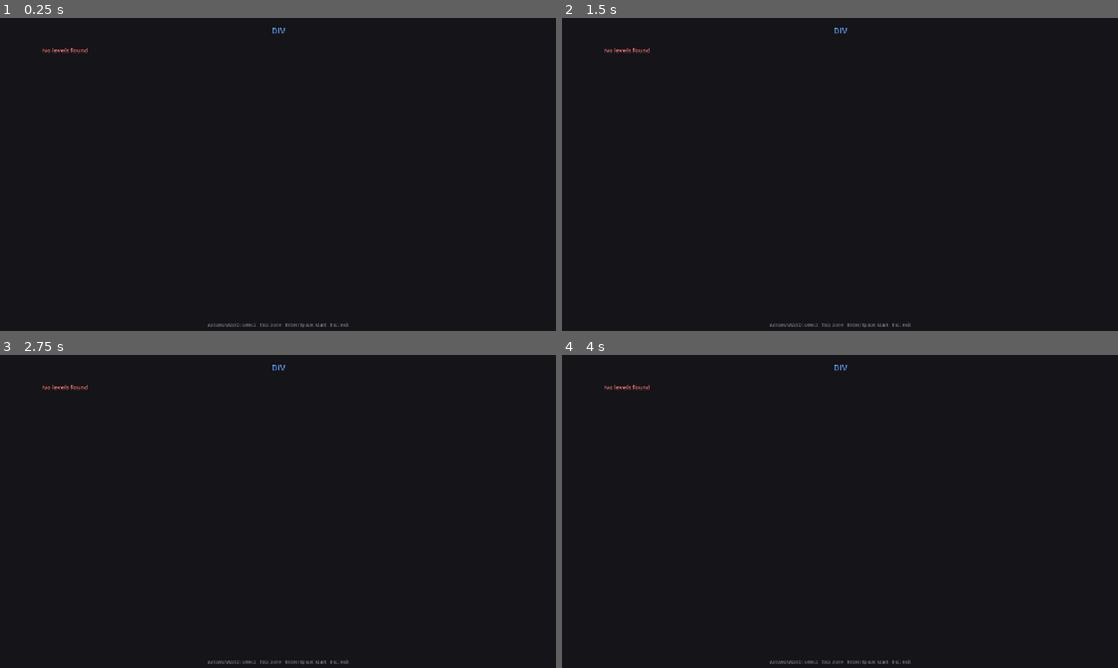
Above: before the commit, frames 1-4 (two rows, left to right).
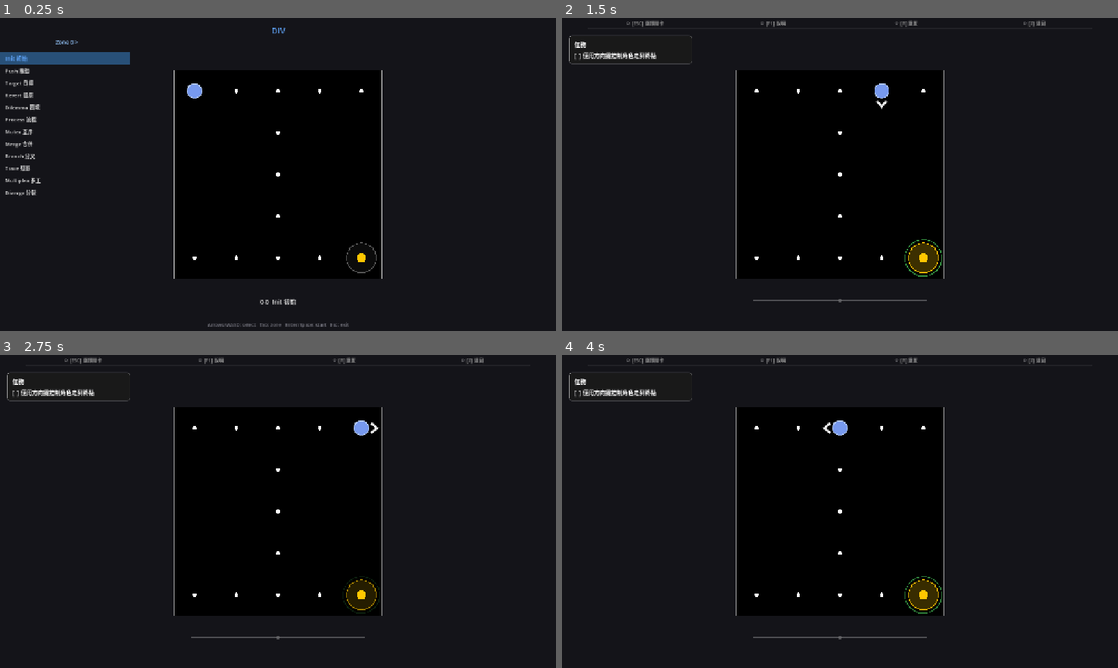
Above: after the commit, the same moments.

Repository: Periodev/DIV
Game: Godot game, scene res://scenes/main.tscn
Same seed, same stepped clock (60 frames per second), same inputs: the game is played once before the commit and once after it.
Inputs:
- Up to frame 1 (0.25 s): no input
- Up to frame 2 (1.5 s): tap Enter at 0.5, 0.6 s; hold D 0.53-1.28 s; tap Space at 0.77, 1.07 s; tap Keypad Enter at 0.8, 1.35 s; hold S from 1.28 s (still down)
- Up to frame 3 (2.75 s): tap Space at 1.52, 1.55, 1.82, 2, 2.1 s; release S at 2.03 s; hold D from 2.03 s (still down); tap Enter at 2.3 s
- Up to frame 4 (4 s): tap Enter at 2.75, 2.85 s; release D at 2.78 s; hold W 2.78-3.53 s; tap Space at 3.02, 3.32, 3.5, 3.77, 3.8 s; tap Keypad Enter at 3.05, 3.6 s; hold A from 3.53 s (still down)

The runs differ from the first frame. In frame 1, 26% of the frame differs, in the area x 0-69%, y 7-92%; in frame 2, 26%; in frame 3, 26%; in frame 4, 26%.

Commit message:
Fix level loading: add zone field to codegen, replace LevelSelect file loading
Co-Authored-By: Claude Sonnet 4.6 <noreply@anthropic.com>

Diff:
--- a/godot/scripts/LevelSelect.gd
+++ b/godot/scripts/LevelSelect.gd
@@ -190,34 +190,8 @@
         levels = []
         return
 
-    var needs_rebuild: bool = gd.all_levels.is_empty()
-    if not needs_rebuild:
-        var first_raw = gd.all_levels[0]
-        if typeof(first_raw) != TYPE_DICTIONARY:
-            needs_rebuild = true
-        else:
-            var first: Dictionary = first_raw as Dictionary
-            needs_rebuild = not first.has("id") or not first.has("zone")
-
-    if needs_rebuild:
-        var built_levels: Array = []
-        var zone_files: Array[String] = [
-            "res://Level/Level0.txt",
-            "res://Level/Level1.txt",
-            "res://Level/Level2.txt",
-            "res://Level/Level3.txt",
-            "res://Level/Level4.txt",
-        ]
-
-        for world in zone_files.size():
-            var parsed: Array = MapParser.parse_level_resource(zone_files[world])
-            for i in parsed.size():
-                var lv: Dictionary = (parsed[i] as Dictionary).duplicate(true)
-                lv["id"] = "%d-%d" % [world, i + 1]
-                lv["zone"] = world
-                built_levels.append(lv)
-
-        gd.all_levels = built_levels
+    if gd.all_levels.is_empty():
+        gd.all_levels.append_array(Levels.ALL)
 
     levels = gd.all_levels
 
--- a/godot/scripts/Levels.gd
+++ b/godot/scripts/Levels.gd
@@ -5,6 +5,7 @@
 const ALL: Array = [
 	{
 		"id": "0-0",
+		"zone": 0,
 		"name": "Init 初始",
 		"floor_map": "\n.....\n##.##\n##.##\n##.##\n....G\n",
 		"object_map": "\n@....\n.....\n.....\n.....\n.....\n",
@@ -17,6 +18,7 @@
 	},
 	{
 		"id": "0-1",
+		"zone": 0,
 		"name": "Push 推動",
 		"floor_map": "\n#G...##\n#.##..#\n#.#...#\n#....##\n#.#####\n#.#####\n#.#####\n",
 		"object_map": "\n.......\n.B.....\n....B..\n..B....\n.......\n.B.....\n.@.....\n",
@@ -29,6 +31,7 @@
 	},
 	{
 		"id": "0-2",
+		"zone": 0,
 		"name": "Target 目標",
 		"floor_map": "\nS.G.S\n##.##\n##.##\n##.##\n##S##\n",
 		"object_map": "\n.B.B.\n.....\n..@..\n..B..\n.....\n",
@@ -41,6 +44,7 @@
 	},
 	{
 		"id": "0-3",
+		"zone": 0,
 		"name": "Revert 還原",
 		"floor_map": "\n######\n######\nG.S...\n######\n######\n######\n",
 		"object_map": "\n......\n......\n@B....\n......\n......\n......\n",
@@ -53,6 +57,7 @@
 	},
 	{
 		"id": "0-4",
+		"zone": 0,
 		"name": "Dilemma 困境",
 		"floor_map": "\n######\n######\n..vSG.\n######\n######\n######\n",
 		"object_map": "\n......\n......\n@.B...\n......\n......\n......\n",
@@ -65,6 +70,7 @@
 	},
 	{
 		"id": "0-5",
+		"zone": 0,
 		"name": "Process 流程",
 		"floor_map": "\nGS##\nS...\n#...\n#..v\n",
 		"object_map": "\n....\n.BB.\n....\n...@\n",
@@ -77,6 +83,7 @@
 	},
 	{
 		"id": "0-6",
+		"zone": 0,
 		"name": "Mutex 互斥",
 		"floor_map": "\n#..#\n.G.S\n....\n#Sv#\n",
 		"object_map": "\n....\n..B.\n.B..\n..@.\n",
@@ -89,6 +96,7 @@
 	},
 	{
 		"id": "0-7",
+		"zone": 0,
 		"name": "Merge 合併",
 		"floor_map": "\nv.#\nG.S\n#S#\n",
 		"object_map": "\n@..\n.B.\n...\n",
@@ -101,6 +109,7 @@
 	},
 	{
 		"id": "0-8",
+		"zone": 0,
 		"name": "Branch 分叉",
 		"floor_map": "\n#####\nS.G.S\n.#.#.\n..v..\n#####\n",
 		"object_map": "\n.....\n.....\n..B..\n..@..\n.....\n",
@@ -113,6 +122,7 @@
 	},
 	{
 		"id": "0-9",
+		"zone": 0,
 		"name": "Trace 殘影",
 		"floor_map": "\nv.#\n..S\n#SG\n",
 		"object_map": "\n@..\n.B.\n...\n",
@@ -125,6 +135,7 @@
 	},
 	{
 		"id": "0-10",
+		"zone": 0,
 		"name": "Multiplex 多工",
 		"floor_map": "\n.S..\nSG..\n##vS\n####\n",
 		"object_map": "\n..B.\n..B.\n..@.\n....\n",
@@ -137,6 +148,7 @@
 	},
 	{
 		"id": "0-11",
+		"zone": 0,
 		"name": "Diverge 分裂",
 		"floor_map": "\n#G..\n#S..\n...#\nSvS#\n",
 		"object_map": "\n....\n..B.\n.B..\n.@..\n",
@@ -149,6 +161,7 @@
 	},
 	{
 		"id": "1-0",
+		"zone": 1,
 		"name": "Conservation 守恆",
 		"floor_map": "\n#v#\n#S.\nG..\n",
 		"object_map": "\n.@.\n.B.\n...\n",
@@ -161,6 +174,7 @@
 	},
 	{
 		"id": "1-1",
+		"zone": 1,
 		"name": "Cross 錯身",
 		"floor_map": "\n#v#\nS..\n#G#\n",
 		"object_map": "\n.@.\n.B.\n...\n",
@@ -173,6 +187,7 @@
 	},
 	{
 		"id": "1-2",
+		"zone": 1,
 		"name": "Gap 夾縫",
 		"floor_map": "\n#####\n#####\nSv..G\n#####\n#####\n",
 		"object_map": "\n.....\n.....\n.@B..\n.....\n.....\n",
@@ -185,6 +200,7 @@
 	},
 	{
 		"id": "1-3",
+		"zone": 1,
 		"name": "Handoff 換手",
 		"floor_map": "\n..#.\n...G\nv.#S\n####\n",
 		"object_map": "\n....\n.B..\n@...\n....\n",
@@ -197,6 +213,7 @@
 	},
 	{
 		"id": "1-4",
+		"zone": 1,
 		"name": "Charge 充能",
 		"floor_map": "\nvGS#\n#.##\n...#\n#.v#\n",
 		"object_map": "\n.@..\n....\n.B..\n....\n",
@@ -209,6 +226,7 @@
 	},
 	{
 		"id": "1-5",
+		"zone": 1,
 		"name": "Crossroad 十字路口",
 		"floor_map": "\n##.#\nv..G\n##S#\n##v#\n",
 		"object_map": "\n....\n..B.\n....\n..@.\n",
@@ -221,7 +239,8 @@
 	},
 	{
 		"id": "1-6",
-		"name": "Re-Restore 再還原",
+		"zone": 1,
+		"name": "Coexist 共存",
 		"floor_map": "\n###v\n.v.G\n###S\n####\n",
 		"object_map": "\n...@\n..B@\n....\n....\n",
 		"hints": {"diverge": true, "pickup": true, "converge": false, "fetch": false},
@@ -233,6 +252,7 @@
 	},
 	{
 		"id": "1-7",
+		"zone": 1,
 		"name": "Triple 三重",
 		"floor_map": "\n####\nv...\nv...\nGSSS\n",
 		"object_map": "\n....\n@...\n..B.\n....\n",
@@ -245,6 +265,7 @@
 	},
 	{
 		"id": "1-8",
+		"zone": 1,
 		"name": "Edge 邊緣",
 		"floor_map": "\n#.S.#\n....#\nV.G.#\n....#\n#SS.#\n",
 		"object_map": "\n.....\n.....\n.B...\n@....\n.....\n",
@@ -257,6 +278,7 @@
 	},
 	{
 		"id": "1-9",
+		"zone": 1,
 		"name": "Redundant 冗餘",
 		"floor_map": "\n#G##\n#V.#\nS.S.\nS..#\n",
 		"object_map": "\n....\n.@..\n.BB.\n....\n",
@@ -269,6 +291,7 @@
 	},
 	{
 		"id": "1-10",
+		"zone": 1,
 		"name": "Selection 選擇",
 		"floor_map": "\n#G##\n#v.#\nS.S#\nS.v#\n",
 		"object_map": "\n....\n....\n.BB.\n..@.\n",
@@ -281,6 +304,7 @@
 	},
 	{
 		"id": "1-11",
+		"zone": 1,
 		"name": "Corridor 走廊",
 		"floor_map": "\n########\n########\n########\nG.SS.vS.\n..#vS...\n########\n########\n########\n",
 		"object_map": "\n........\n........\n........\n..B.B..@\n.....B..\n........\n........\n........\n",
@@ -293,6 +317,7 @@
 	},
 	{
 		"id": "1-12",
+		"zone": 1,
 		"name": "Resolve 解析",
 		"floor_map": "\n##G#\n##v.\n#S.S\n#S.V\n",
 		"object_map": "\n....\n..@.\n..BB\n....\n",
@@ -305,6 +330,7 @@
 	},
 	{
 		"id": "2-0",
+		"zone": 2,
 		"name": "Void 空洞",
 		"floor_map": "\n##G###\n##H###\n##.#S#\n##.#.#\n#..H.#\n#.H###\n",
 		"object_map": "\n......\n......\n..B...\n....B.\n..B...\n.@....\n",
@@ -317,6 +343,7 @@
 	},
 	{
 		"id": "2-1",
+		"zone": 2,
 		"name": "Bridge 橋",
 		"floor_map": "\n##G###\n##H###\n##H###\n##H..#\n##...#\n##...#\n",
 		"object_map": "\n......\n......\n......\n...B..\n..BB..\n....@.\n",
@@ -329,6 +356,7 @@
 	},
 	{
 		"id": "2-2",
+		"zone": 2,
 		"name": "Retain 保留",
 		"floor_map": "\nGH#\nS..\n#.v\n",
 		"object_map": "\n...\n.B.\n..@\n",
@@ -341,6 +369,7 @@
 	},
 	{
 		"id": "2-3",
+		"zone": 2,
 		"name": "Multifunction 多功能",
 		"floor_map": "\n##S##\n##HG#\n...HS\n...##\nv..##\n",
 		"object_map": "\n.....\n.....\n..B..\n.B...\n@....\n",
@@ -353,6 +382,7 @@
 	},
 	{
 		"id": "2-4",
+		"zone": 2,
 		"name": "Support 支撐",
 		"floor_map": "\n##G##\n##H##\n..H..\n..H..\nv.###\n",
 		"object_map": "\n.....\n.....\n...B.\n.B...\n@....\n",
@@ -365,6 +395,7 @@
 	},
 	{
 		"id": "2-5",
+		"zone": 2,
 		"name": "Detach 分離",
 		"floor_map": "\n#H#\nS.G\n#v#\n",
 		"object_map": "\n...\n.B.\n.@.\n",
@@ -377,6 +408,7 @@
 	},
 	{
 		"id": "2-6",
+		"zone": 2,
 		"name": "Give way 讓路",
 		"floor_map": "\n###G##\n###H##\n###H##\n##H..#\n##H.v#\n##...#\n",
 		"object_map": "\n......\n......\n......\n...B..\n...B@.\n......\n",
@@ -389,6 +421,7 @@
 	},
 	{
 		"id": "2-7",
+		"zone": 2,
 		"name": "Corner case 邊界案例",
 		"floor_map": "\nS.H\n.G.\nv.S\n",
 		"object_map": "\n.B.\n..B\n@..\n",
@@ -401,6 +434,7 @@
 	},
 	{
 		"id": "2-8",
+		"zone": 2,
 		"name": "Extract 抽取",
 		"floor_map": "\n#####\nvSHHG\n...##\nv.S##\n#####\n",
 		"object_map": "\n.....\n.B...\n..B..\n@....\n.....\n",
@@ -413,6 +447,7 @@
 	},
 	{
 		"id": "2-9",
+		"zone": 2,
 		"name": "Relay 接力",
 		"floor_map": "\n##G###\n##H###\n##H###\n##H..#\n##...#\n##..v#\n",
 		"object_map": "\n......\n......\n......\n...B..\n..B...\n....@.\n",
@@ -425,6 +460,7 @@
 	},
 	{
 		"id": "2-10",
+		"zone": 2,
 		"name": "Reuse 再利用",
 		"floor_map": "\n##.S.##\n##.G.##\n###H###\n###H###\n#..S..#\n#.v.v.#\n#######\n",
 		"object_map": "\n.......\n.......\n.......\n.......\n..B.B..\n...@...\n.......\n",
@@ -437,6 +473,7 @@
 	},
 	{
 		"id": "3-0",
+		"zone": 3,
 		"name": "Pick 撿取",
 		"floor_map": "\n###S##\n....##\n#S#S##\n###.##\n##...G\n##S###\n",
 		"object_map": "\n......\n@.BB..\n......\n...B..\n....B.\n......\n",
@@ -449,6 +486,7 @@
 	},
 	{
 		"id": "3-1",
+		"zone": 3,
 		"name": "Spin 旋轉",
 		"floor_map": "\n####\nG#H.\nHH.#\n#.v#\n",
 		"object_map": "\n....\n...B\n..B.\n..@.\n",
@@ -461,6 +499,7 @@
 	},
 	{
 		"id": "3-2",
+		"zone": 3,
 		"name": "Swap 替換",
 		"floor_map": "\n#####\n##GH#\n###H#\nv.H.#\n###.#\n",
 		"object_map": "\n.....\n.....\n.....\n@B...\n...B.\n",
@@ -473,6 +512,7 @@
 	},
 	{
 		"id": "3-3",
+		"zone": 3,
 		"name": "Checkerboard 棋盤",
 		"floor_map": "\n..#G\nvH#H\nHvH.\n.H.H\n",
 		"object_map": "\nBB..\n@...\n....\n....\n",
@@ -485,6 +525,7 @@
 	},
 	{
 		"id": "3-4",
+		"zone": 3,
 		"name": "Cycle 循環",
 		"floor_map": "\n####\nHHH.\nG#.#\n#SV#\n",
 		"object_map": "\n....\n...B\n..B.\n.@..\n",
@@ -497,6 +538,7 @@
 	},
 	{
 		"id": "3-5",
+		"zone": 3,
 		"name": "Unload zone 放下區",
 		"floor_map": "\n#GS\nccc\n..#\n",
 		"object_map": "\n...\n@..\nB..\n",
@@ -509,6 +551,7 @@
 	},
 	{
 		"id": "3-6",
+		"zone": 3,
 		"name": "Hand over 交接",
 		"floor_map": "\n###S\nGSc.\n###c\n#VSv\n",
 		"object_map": "\n....\n..@.\n...B\n....\n",
@@ -521,6 +564,7 @@
 	},
 	{
 		"id": "3-7",
+		"zone": 3,
 		"name": "Zip 拉鏈",
 		"floor_map": "\n##G###\n##H###\n##H###\n##H###\n##H###\n#.x..#\n",
 		"object_map": "\n......\n......\n......\n......\n......\n.B@.B.\n",
@@ -533,6 +577,7 @@
 	},
 	{
 		"id": "3-8",
+		"zone": 3,
 		"name": "Spiral 螺旋",
 		"floor_map": "\nG####\nS.H##\n##H..\n##.#.\n#.V##\n",
 		"object_map": "\n.....\n.....\n.....\n..B.B\n.@...\n",
@@ -545,6 +590,7 @@
 	},
 	{
 		"id": "3-9",
+		"zone": 3,
 		"name": "Clover 三葉草",
 		"floor_map": "\n######\nG.##..\nSHHHV.\n##H.##\n##.v##\n######\n",
 		"object_map": "\n......\n.....B\n......\n...B..\n..@...\n......\n",
@@ -557,6 +603,7 @@
 	},
 	{
 		"id": "4-0",
+		"zone": 4,
 		"name": "Fetch 抓取",
 		"floor_map": "\nvcG\nccc\n#cS\n",
 		"object_map": "\n@B.\n...\n...\n",
@@ -569,6 +616,7 @@
 	},
 	{
 		"id": "4-1",
+		"zone": 4,
 		"name": "Transport 運輸",
 		"floor_map": "\n###G\nv.cc\n###S\n####\n",
 		"object_map": "\n....\n.B@.\n....\n....\n",
@@ -581,6 +629,7 @@
 	},
 	{
 		"id": "4-2",
+		"zone": 4,
 		"name": "Reuse 重複使用",
 		"floor_map": "\nSG.\nHHH\n.v.\n",
 		"object_map": "\n...\n...\n@.B\n",
@@ -593,6 +642,7 @@
 	},
 	{
 		"id": "4-3",
+		"zone": 4,
 		"name": "Broken Bridge 斷橋",
 		"floor_map": "\n##G###\n##H###\n##H###\n##H..#\n##.v.#\n##...#\n",
 		"object_map": "\n......\n......\n......\n...B..\n..B@..\n......\n",
@@ -605,6 +655,7 @@
 	},
 	{
 		"id": "4-4",
+		"zone": 4,
 		"name": "Jump 跳躍",
 		"floor_map": "\n.####\nvcS##\n##c##\n##vcS\n####G\n",
 		"object_map": "\nB....\n@....\n.....\n.....\n.....\n",
@@ -617,6 +668,7 @@
 	},
 	{
 		"id": "4-5",
+		"zone": 4,
 		"name": "Bridge and Fetch 橋與抓取",
 		"floor_map": "\n##.S.##\n##.G.##\n###H###\n###H###\n##.S.##\n##.v.##\n#######\n",
 		"object_map": "\n.......\n.......\n.......\n.......\n.......\n..B@B..\n.......\n",
@@ -629,6 +681,7 @@
 	},
 	{
 		"id": "4-6",
+		"zone": 4,
 		"name": "Pass 傳遞",
 		"floor_map": "\n##S##\nScvcS\n#c#c#\n..#.v\nG.#..\n",
 		"object_map": "\n.....\n.....\n.....\n.B.B.\n....@\n",
@@ -641,6 +694,7 @@
 	},
 	{
 		"id": "4-7",
+		"zone": 4,
 		"name": "Clover 三葉草",
 		"floor_map": "\n######\nG.##..\nSHHHv.\n##H.##\n##.V##\n######\n",
 		"object_map": "\n......\n.....B\n......\n...B..\n..@...\n......\n",
@@ -653,6 +707,7 @@
 	},
 	{
 		"id": "4-8",
+		"zone": 4,
 		"name": "Entrance 入口",
 		"floor_map": "\n#GH##\n##HS#\n##c##\n##c##\n#vv##\n",
 		"object_map": "\n.....\n.....\n..B..\n.....\n.B@..\n",
@@ -665,6 +720,7 @@
 	},
 	{
 		"id": "4-9",
+		"zone": 4,
 		"name": "Carry or Drop 取捨",
 		"floor_map": "\n###S##\n###c##\n.VcH.#\n##HcH#\n##G###\n######\n",
 		"object_map": "\n......\n......\nB@B...\n......\n......\n......\n",
@@ -677,6 +733,7 @@
 	},
 	{
 		"id": "4-10",
+		"zone": 4,
 		"name": "Test",
 		"floor_map": "\n##GH##\n###H##\n###H##\n###H##\n...H##\nXX.H##\n",
 		"object_map": "\n......\n......\n......\n......\nB.B...\n..@...\n",
@@ -689,6 +746,7 @@
 	},
 	{
 		"id": "5-0",
+		"zone": 5,
 		"name": "Gen-01 [seed=0]",
 		"floor_map": "\n##..\n#S.S\nv..#\n#G##\n",
 		"object_map": "\n....\n..@.\n..B.\n....\n",
@@ -701,6 +759,7 @@
 	},
 	{
 		"id": "5-1",
+		"zone": 5,
 		"name": "Gen-02 [seed=1]",
 		"floor_map": "\n##.S\n##..\n#v..\n##SG\n",
 		"object_map": "\n....\n..@.\n...B\n....\n",
@@ -713,6 +772,7 @@
 	},
 	{
 		"id": "5-2",
+		"zone": 5,
 		"name": "Gen-03 [seed=2]",
 		"floor_map": "\n####\n#vSG\n#.S.\n#...\n",
 		"object_map": "\n....\n....\n.B..\n..@.\n",
@@ -725,6 +785,7 @@
 	},
 	{
 		"id": "5-3",
+		"zone": 5,
 		"name": "Gen-04 [seed=3]",
 		"floor_map": "\n..G#\nS#S#\n...#\nv###\n",
 		"object_map": "\n.B..\n....\n@...\n....\n",
@@ -737,6 +798,7 @@
 	},
 	{
 		"id": "5-4",
+		"zone": 5,
 		"name": "Gen-05 [seed=4]",
 		"floor_map": "\n###S\n#Sv.\n#..#\nG..#\n",
 		"object_map": "\n....\n...@\n.B..\n....\n",
@@ -749,6 +811,7 @@
 	},
 	{
 		"id": "5-5",
+		"zone": 5,
 		"name": "Gen-06 [seed=5]",
 		"floor_map": "\n#Gv#\n#..S\n##S.\n##..\n",
 		"object_map": "\n....\n....\n...@\n..B.\n",
@@ -761,6 +824,7 @@
 	},
 	{
 		"id": "5-6",
+		"zone": 5,
 		"name": "Gen-07 [seed=6]",
 		"floor_map": "\n####\n#v..\n#..S\n#.SG\n",
 		"object_map": "\n....\n..@B\n....\n....\n",
@@ -773,6 +837,7 @@
 	},
 	{
 		"id": "5-7",
+		"zone": 5,
 		"name": "Gen-08 [seed=7]",
 		"floor_map": "\n###G\n##..\n#.v.\n#.SS\n",
 		"object_map": "\n....\n..B.\n.@..\n....\n",
@@ -785,6 +850,7 @@
 	},
 	{
 		"id": "5-8",
+		"zone": 5,
 		"name": "Gen-09 [seed=8]",
 		"floor_map": "\n..G#\n.S##\n.S.#\n#v##\n",
 		"object_map": "\n....\nB...\n..@.\n....\n",
@@ -797,6 +863,7 @@
 	},
 	{
 		"id": "5-9",
+		"zone": 5,
 		"name": "Gen-10 [seed=9]",
 		"floor_map": "\n##S#\n##v#\n#...\nG.S.\n",
 		"object_map": "\n....\n....\n..@.\n.B..\n",
Not shown, changed: codegen.py
